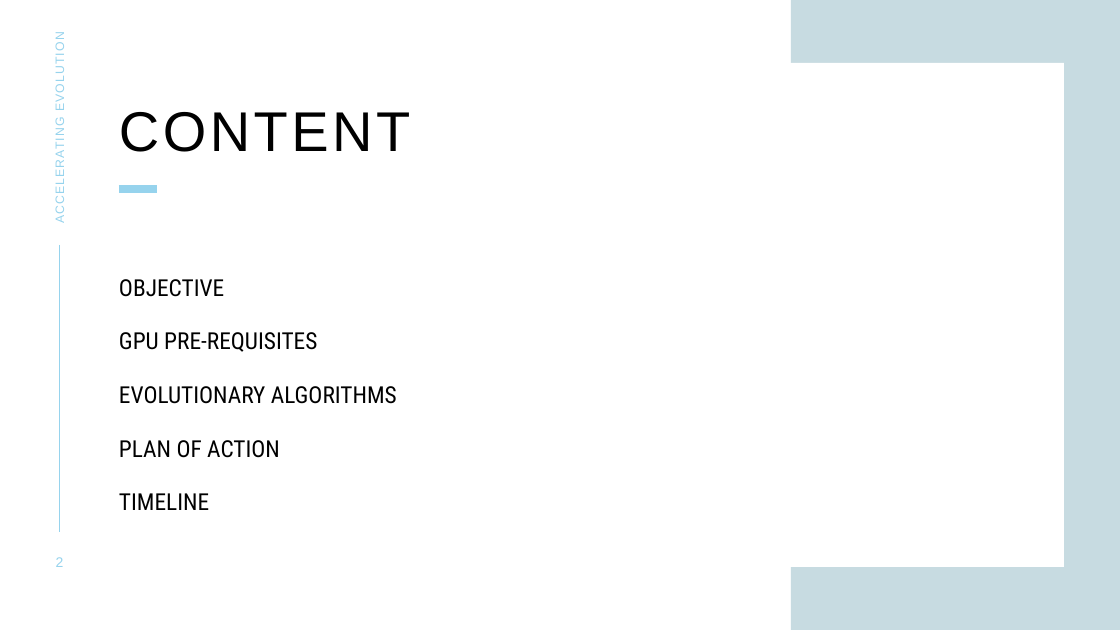
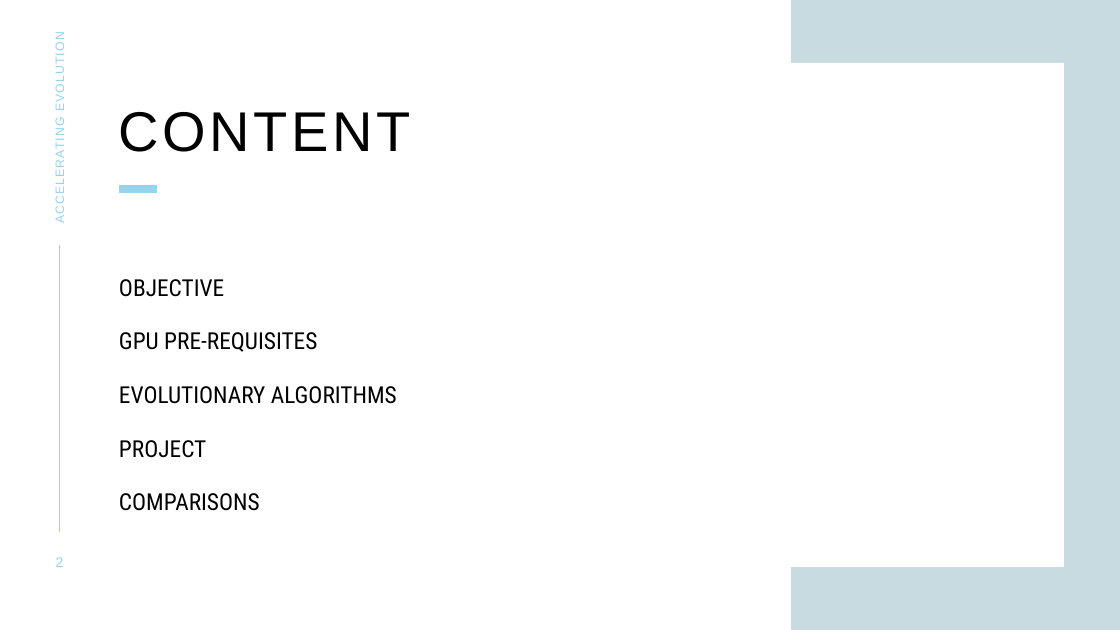
Before and after one commit to Ashirbad-Sarangi/evolutionary_algo_gpu, a slide deck: slide 2 of data/documents/GPU_Presentation_v2.pptx. Drawn at 1120x630 pixels with LibreOffice and Linux fonts; fonts in the diff are those of the drawing. Boxes give left, top, right and bottom in pixels: in the first picture for what was removed or moved away, otherwise in the second. Text is boxed around its words. In the diff, an @@ line names an element or a change of style, - is before the commit and + after.

```diff
--- a/data/documents/GPU_Presentation_v2.pptx
+++ b/data/documents/GPU_Presentation_v2.pptx
@@ text at <box>119,440,260,511</box>: text changed @@
-PLAN OF ACTION
-TIMELINE
+PROJECT
+COMPARISONS
```
Also in this commit, not shown: 5 other slides changed, 12 slides added, 6 slides removed, 15 other files.
